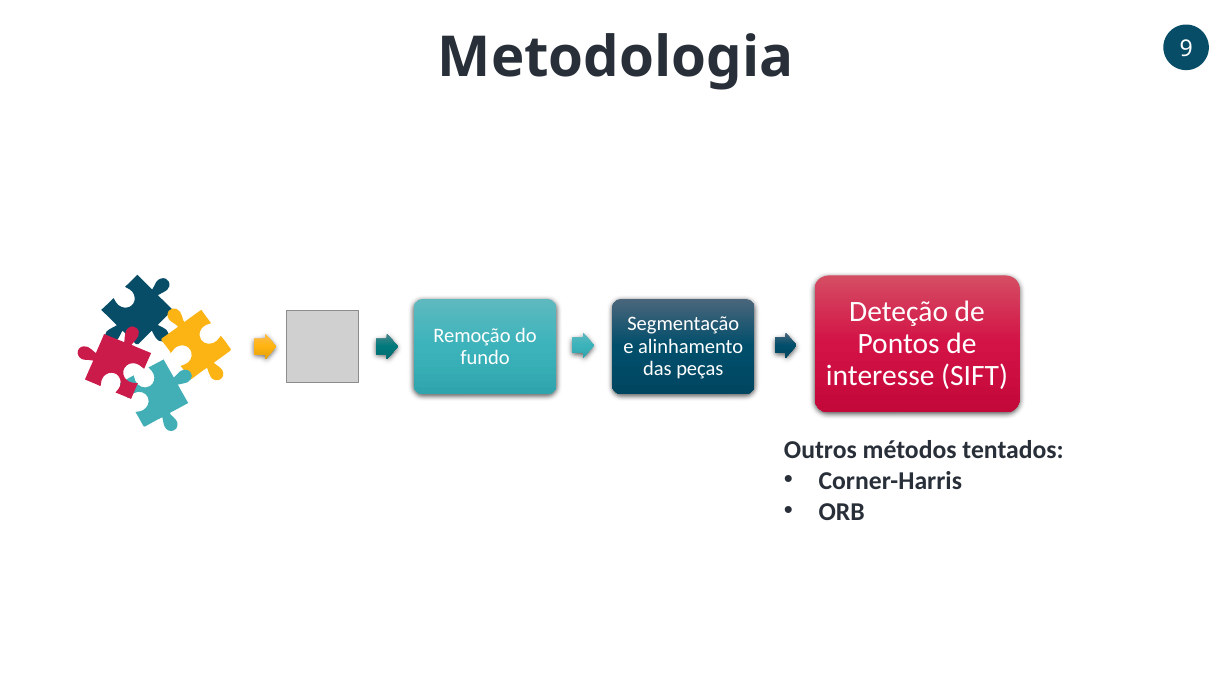
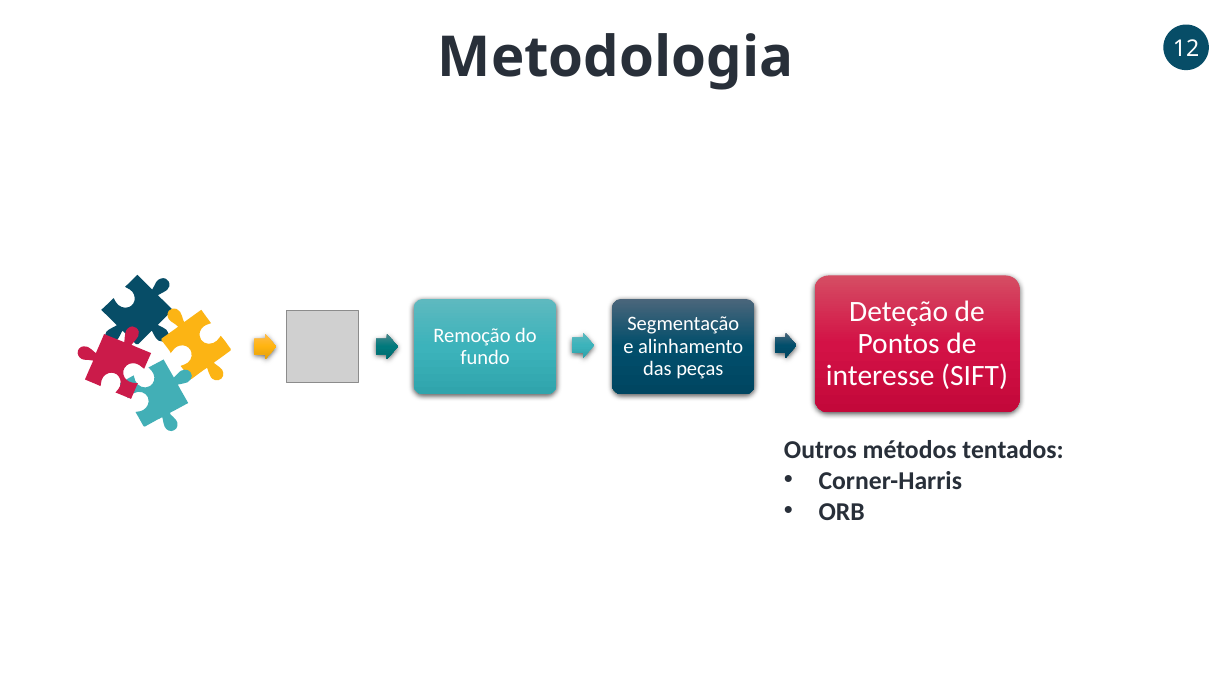
Before and after one commit to PedroCarvalho98/VC2021_22, a slide deck: slide 12 of Project/ApresentacaoFinal.pptx (slide 9 before the commit). Drawn at 1232x693 pixels with LibreOffice and Linux fonts; fonts in the diff are those of the drawing; grey boxes stand for pictures. Boxes give left, top, right and bottom in pixels: in the first picture for what was removed or moved away, otherwise in the second. Text is boxed around its words. In the diff, an @@ line names an element or a change of style, - is before the commit and + after.

```diff
--- a/Project/ApresentacaoFinal.pptx
+++ b/Project/ApresentacaoFinal.pptx
@@ text in ellipse at bbox=[1173, 39, 1199, 56]: text changed @@
-9
+12
```
Also in this commit, not shown: 9 other slides changed, 5 slides added, 2 slides removed.
